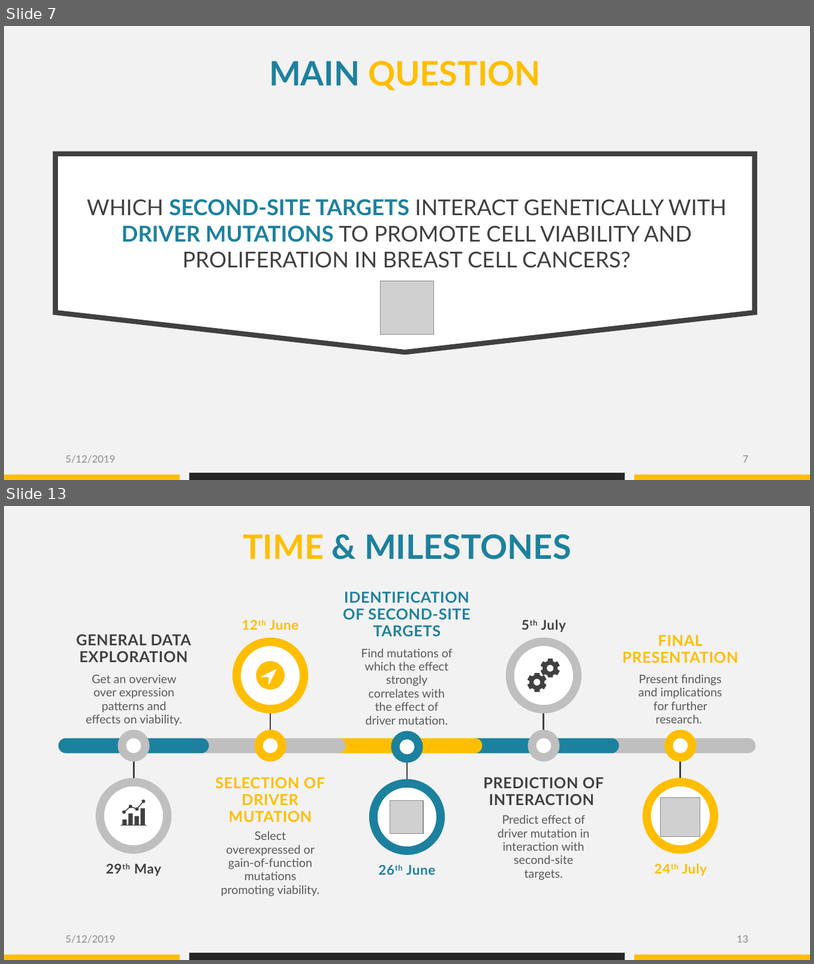
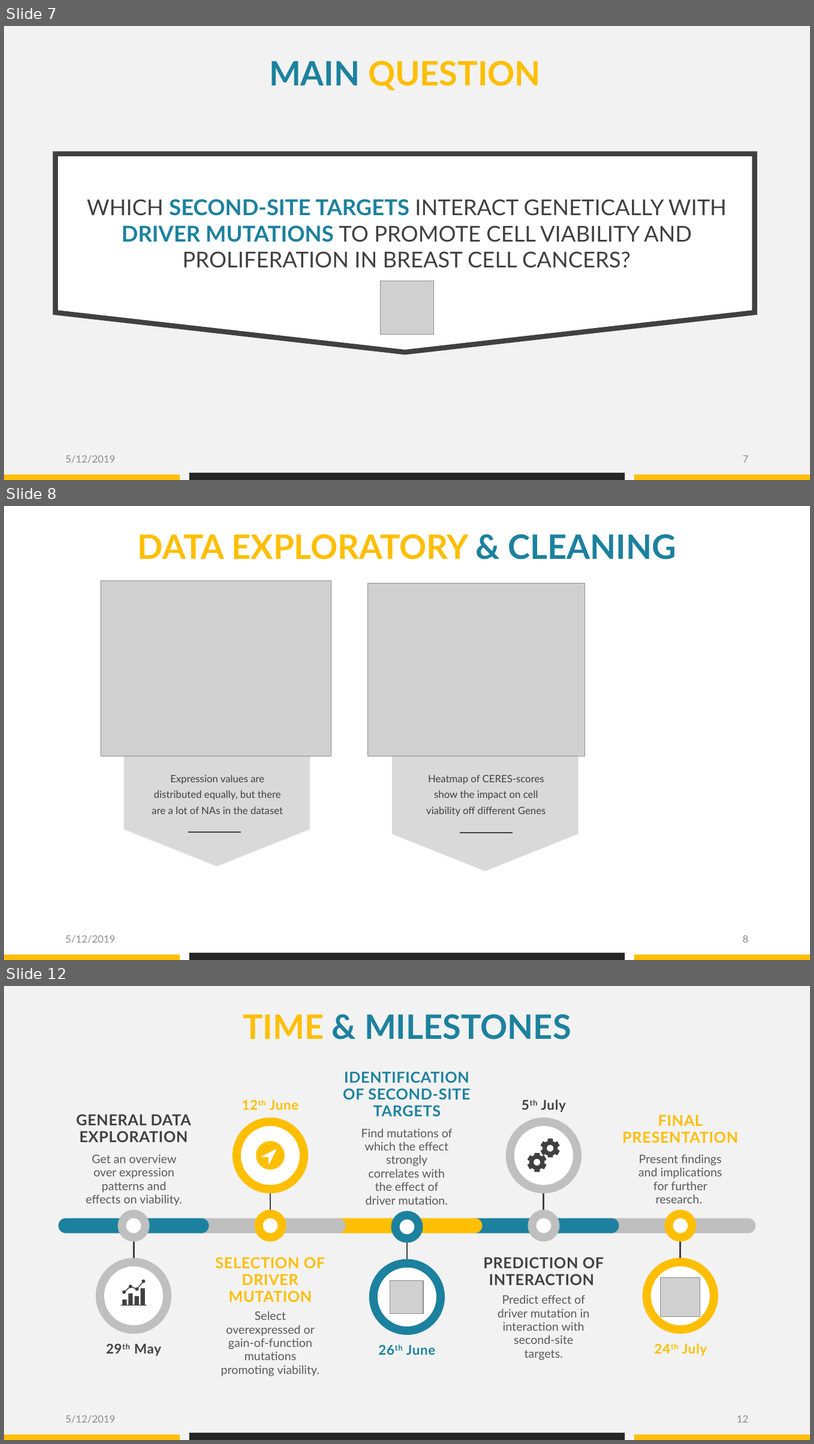
Before and after one commit to datascience-mobi/group-04-project-1-4, a slide deck: Project proposal_presentation_V1.pptx. Shown one above the other, each under a label of ours: slides 7 and 13 before the commit, slides 7, 8 and 12 after it; the slides between them are not shown. The pictures are 814x964 and 814x1444 pixels, drawn with LibreOffice and Linux fonts; fonts in the diff are those of the drawing; grey boxes stand for pictures. Boxes give left, top, right and bottom in pixels: in the first picture for what was removed or moved away, otherwise in the second. Text is boxed around its words. In the diff, an @@ line names an element or a change of style, - is before the commit and + after.

```diff
--- a/Project proposal_presentation_V1.pptx
+++ b/Project proposal_presentation_V1.pptx
@@ slide 8 added at bbox=[4, 506, 810, 960], background #FFFFFF @@
@@ text added at bbox=[138, 534, 677, 559], 40 pt, text #FFBE00, bold @@
+DATA EXPLORATORY & CLEANING
@@ picture added at bbox=[101, 580, 331, 756] @@
@@ picture added at bbox=[368, 583, 585, 756] @@
@@ pentagon arrow added at bbox=[124, 640, 310, 867], fill #D9D9D9, outline #F2F2F2 1 pt @@
@@ pentagon arrow added at bbox=[393, 636, 579, 871], fill #D9D9D9 @@
@@ text added at bbox=[152, 774, 283, 814], 12 pt, text #404040 @@
+Expression values are distributed equally, but there are a lot of NAs in the dataset
@@ text added at bbox=[426, 775, 546, 816], 12 pt, text #404040 @@
+Heatmap of CERES-scores show the impact on cell viability off different Genes
@@ line added from (189, 832) to (241, 832), #404040 1.5 pt @@
@@ line added from (460, 832) to (513, 832), #404040 1.5 pt @@
@@ text added at bbox=[65, 935, 115, 943], 12 pt, text #8C8C8C @@
+5/12/2019
@@ page number added at bbox=[743, 935, 749, 942], 12 pt, text #8C8C8C @@
+8
@@ rectangle added at bbox=[4, 954, 180, 960], fill #FFBE00 @@
@@ rectangle added at bbox=[189, 952, 624, 960], fill #262626 @@
@@ rectangle added at bbox=[635, 954, 810, 960], fill #FFBE00 @@
@@ what was slide 13 is now slide 12 @@
@@ page number at bbox=[737, 1415, 749, 1422]: text changed @@
-13
+12
```
Also in this commit, not shown: 6 slides changed, 2 other slides added, 3 slides removed.
